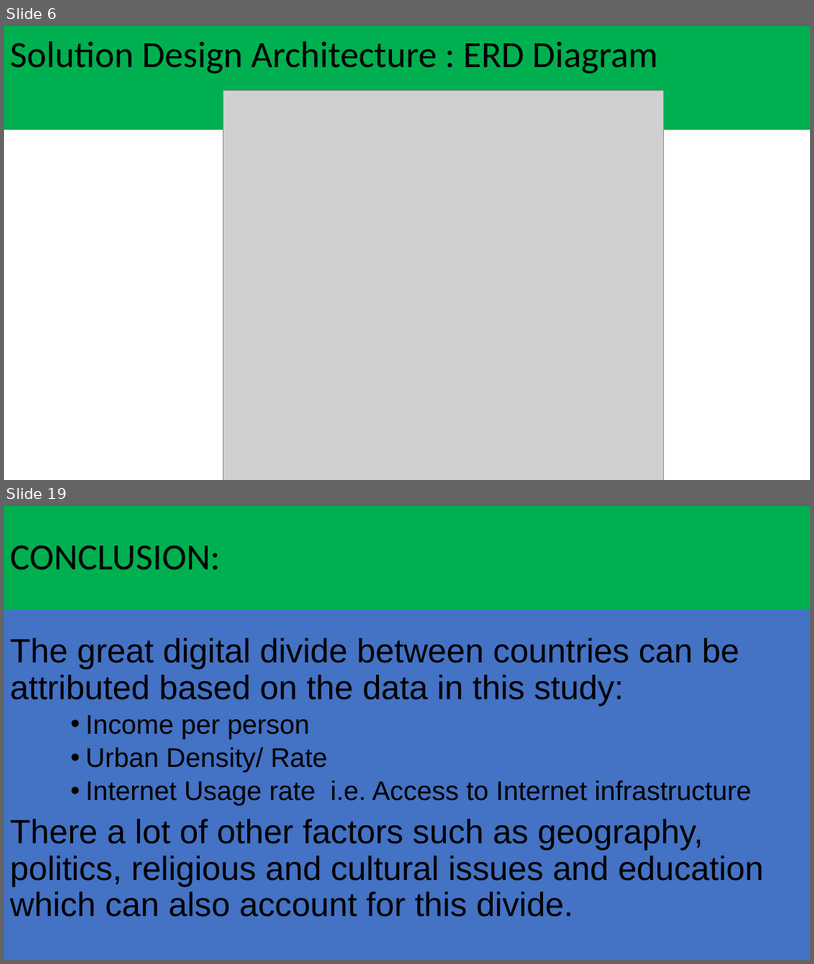
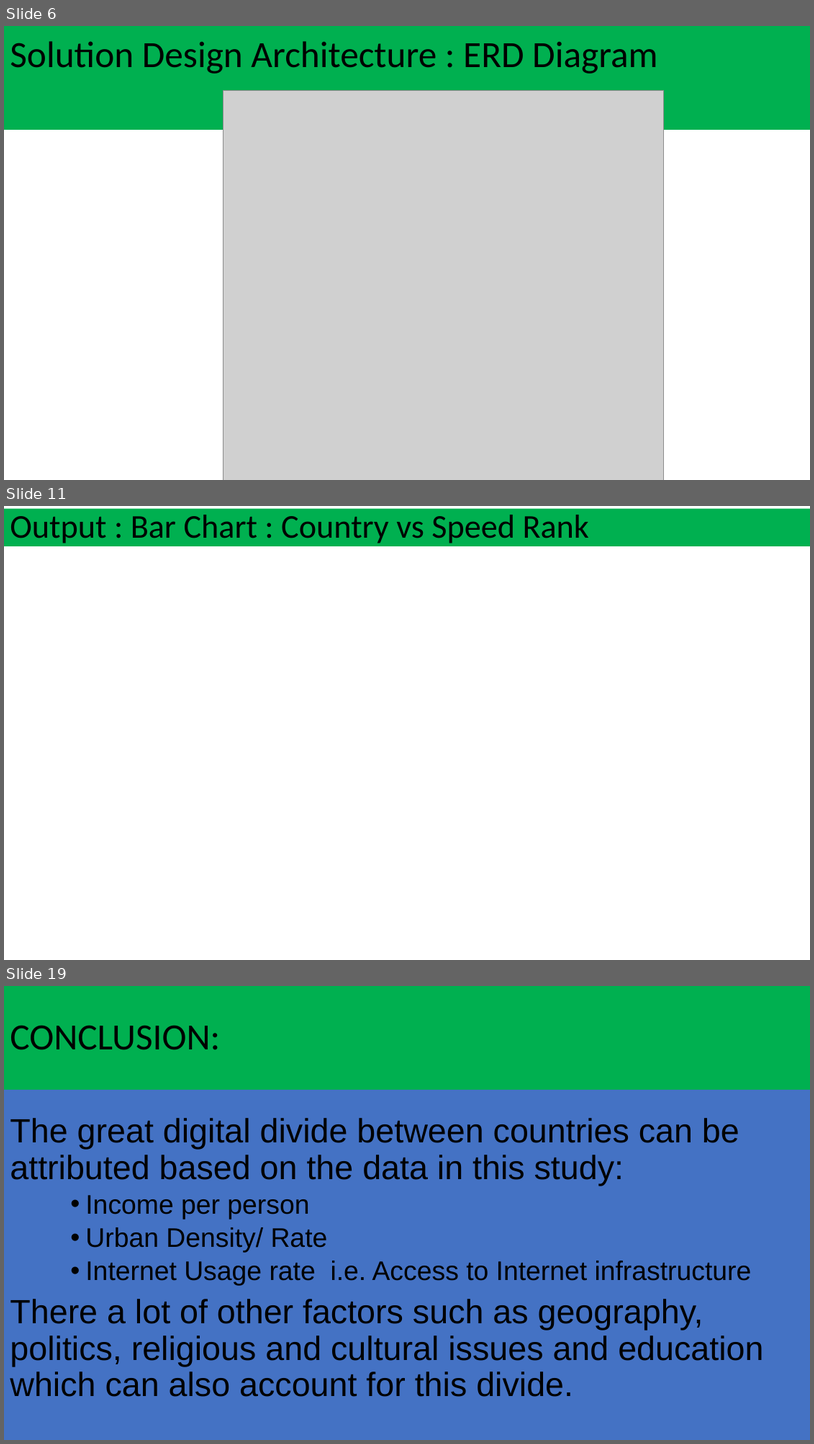
Before and after one commit to andydw2022/Project2_Digital_Divide, a slide deck: Project_Digital_Divide.pptx. Shown one above the other, each under a label of ours: slides 6 and 19 before the commit, slides 6, 11 and 19 after it; the slides between them are not shown. The pictures are 814x964 and 814x1444 pixels, drawn with LibreOffice and Linux fonts; fonts in the diff are those of the drawing; grey boxes stand for pictures; background and template pictures are left out. Boxes give left, top, right and bottom in pixels: in the first picture for what was removed or moved away, otherwise in the second. Text is boxed around its words. In the diff, an @@ line names an element or a change of style, - is before the commit and + after.

```diff
--- a/Project_Digital_Divide.pptx
+++ b/Project_Digital_Divide.pptx
@@ slide 11 added at <box>4,506,810,960</box>, background picture (left out) @@
@@ title added at <box>4,508,810,546</box>, fill #00B050, 39.6 pt, text #000000 @@
+Output : Bar Chart : Country vs Speed Rank
```
Also in this commit, not shown: 3 slides changed, 8 other slides added, 9 slides removed, 1 other file.
